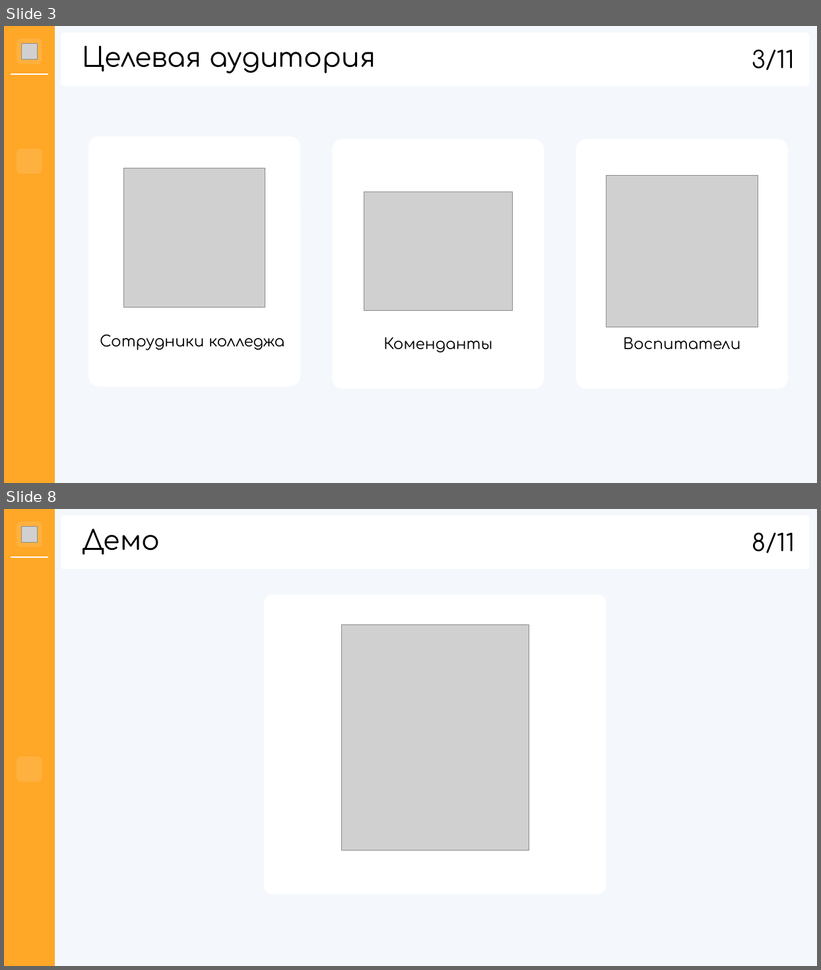
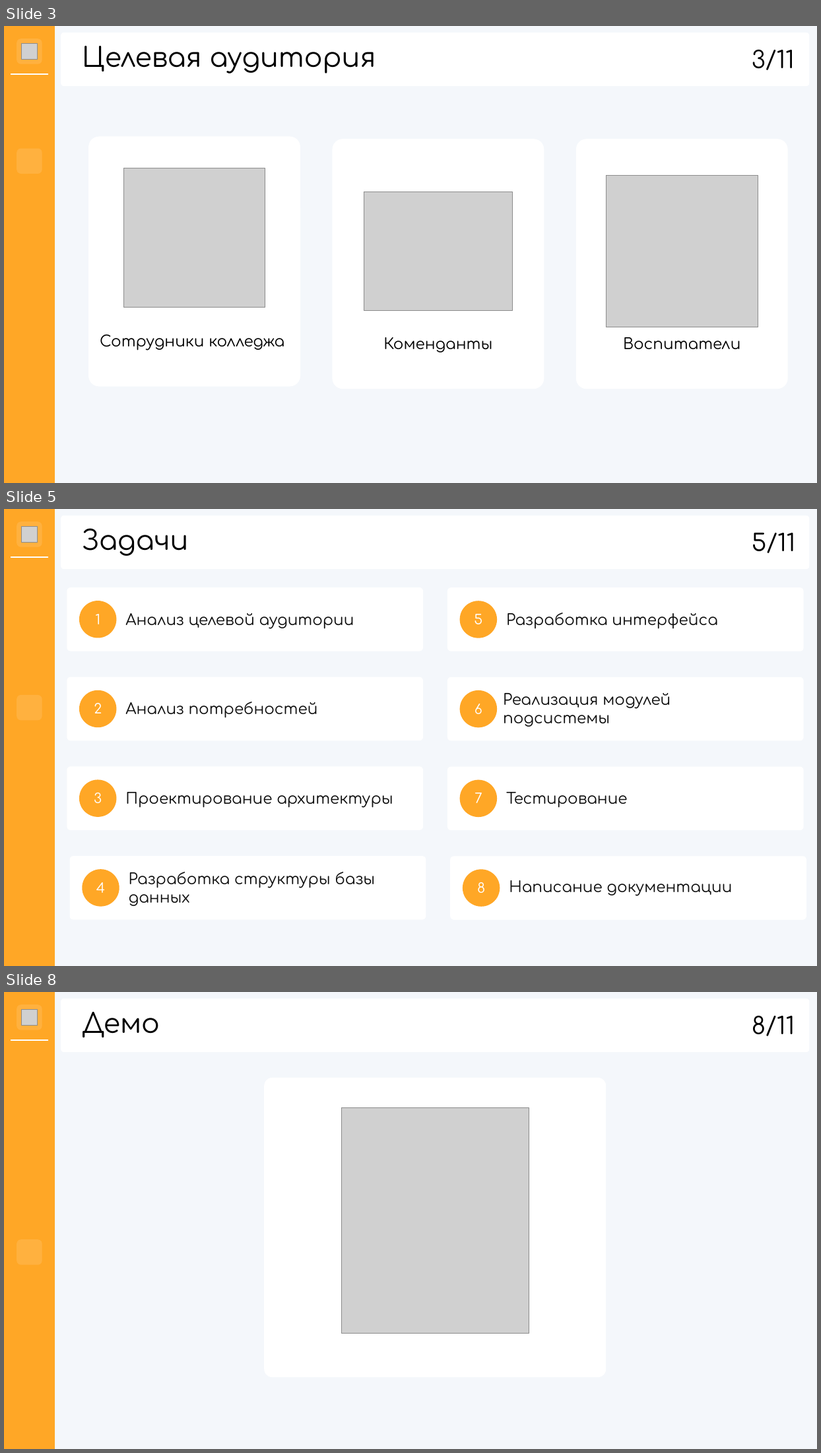
Before and after one commit to hhallva/cmdnt-website, a slide deck: КП/Презентация/Презентация.pptx. Shown one above the other, each under a label of ours: slides 3 and 8 before the commit, slides 3, 5 and 8 after it; the slides between them are not shown. The pictures are 821x970 and 821x1453 pixels, drawn with LibreOffice and Linux fonts; fonts in the diff are those of the drawing; grey boxes stand for pictures; background and template pictures are left out. Boxes give left, top, right and bottom in pixels: in the first picture for what was removed or moved away, otherwise in the second. Text is boxed around its words. In the diff, an @@ line names an element or a change of style, - is before the commit and + after.

```diff
--- a/КП/Презентация/Презентация.pptx
+++ b/КП/Презентация/Презентация.pptx
@@ slide 5 added at (4,509,817,966), background #F4F7FB @@
@@ rectangle added at (4,509,55,966), fill #FFA726 @@
@@ rounded rectangle added at (17,522,42,547), fill #FFB951 at 60% opacity @@
@@ picture added at (22,527,38,543) @@
@@ rounded rectangle added at (61,516,809,569), fill #FFFFFF, outline #FFFFFF 1.5 pt @@
@@ title added at (82,528,188,556), 32 pt, text #000000 @@
+Задачи
@@ text added at (752,533,795,553), 28 pt, text #000000 @@
+5/11
@@ line added from (11, 557) to (48, 557), #FFFFFF 1.5 pt @@
@@ group added at (67,588,422,650): 2 texts, 1 rounded rectangle, 1 ellipse @@
+Анализ целевой аудитории
+1
@@ group added at (448,588,803,650): 2 texts, 1 rounded rectangle, 1 ellipse @@
+Разработка интерфейса
+5
@@ rounded rectangle added at (17,695,42,721), fill #FFB951 at 60% opacity @@
@@ group added at (67,678,422,740): 2 texts, 1 rounded rectangle, 1 ellipse @@
+Анализ потребностей
+2
@@ group added at (448,678,803,740): 2 texts, 1 rounded rectangle, 1 ellipse @@
+Реализация модулей подсистемы
+6
@@ group added at (67,768,422,830): 2 texts, 1 rounded rectangle, 1 ellipse @@
+Проектирование архитектуры
+3
@@ group added at (448,768,803,830): 2 texts, 1 rounded rectangle, 1 ellipse @@
+Тестирование
+7
@@ group added at (71,857,426,919): 2 texts, 1 rounded rectangle, 1 ellipse @@
+Разработка структуры базы данных
+4
@@ group added at (451,857,806,920): 2 texts, 1 rounded rectangle, 1 ellipse @@
+Написание документации
+8
```
Also in this commit, not shown: 5 slides changed, 1 slide removed.
